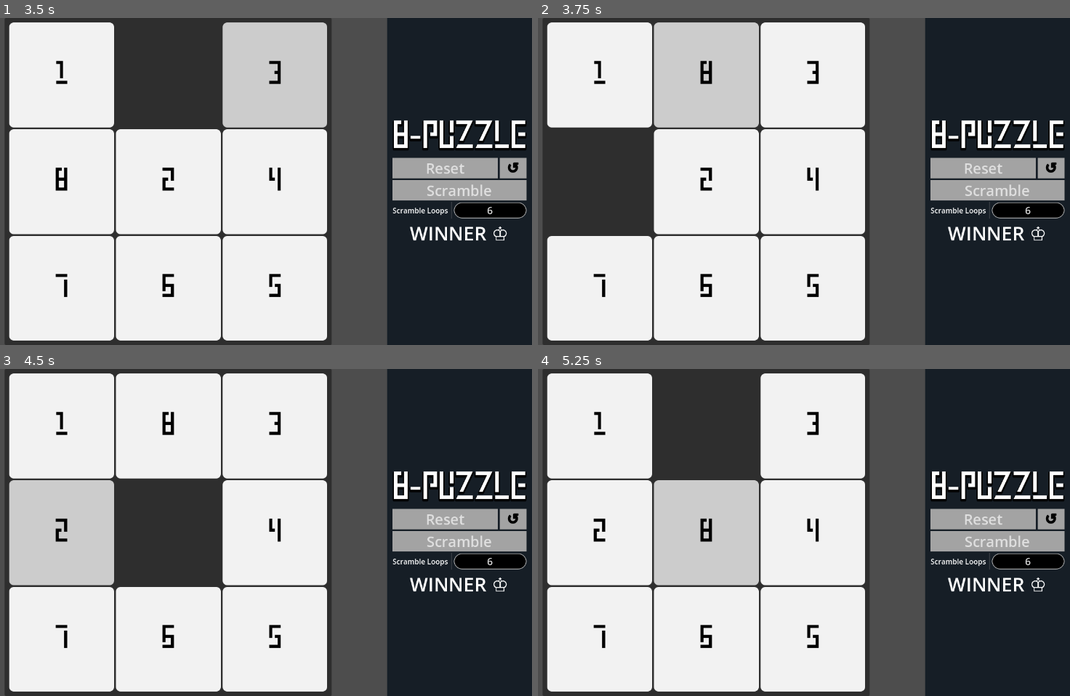
Above: before the commit, frames 1-4 (two rows, left to right).
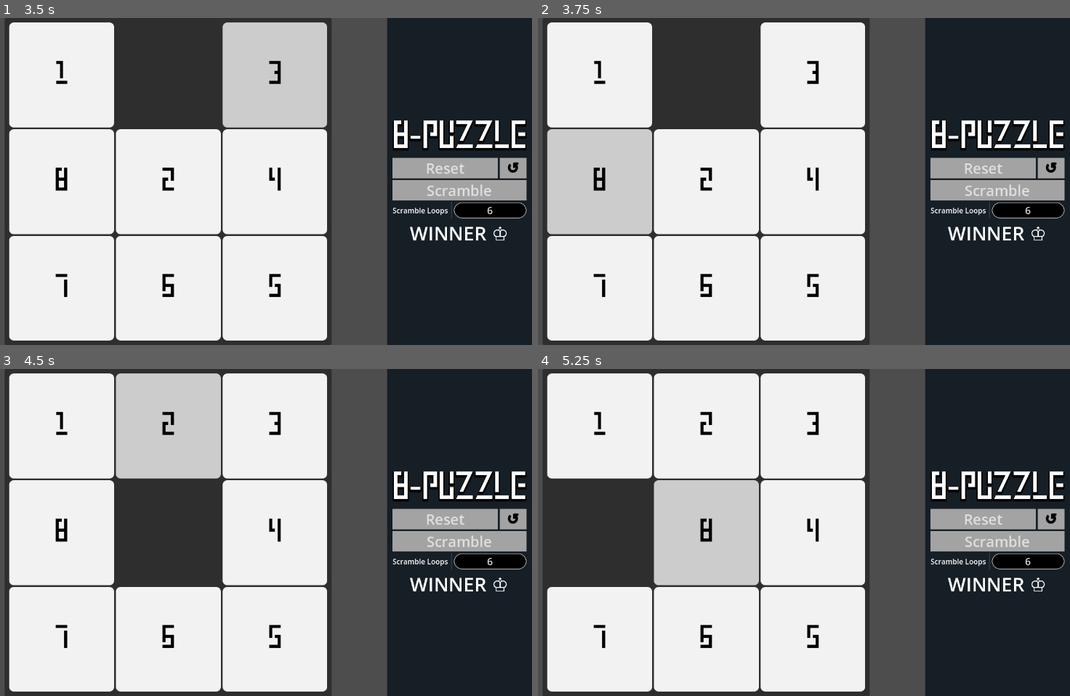
Above: after the commit, the same moments.

Repository: StephenCarr2048/Godot-8-Puzzle
Game: Godot game, scene res://App.tscn
The game is run twice, just before and just after one commit, with the same random seed, the same clock (stepped at 60 frames per second) and the same inputs.
Inputs:
- Up to frame 1 (3.5 s): click "1" at 0.5 s; click "2" at 1.25 s; click "3" at 2 s; click "3" at 2.75 s
- Up to frame 2 (3.75 s): click "8" at 3.5 s
- Up to frame 3 (4.5 s): click "2" at 4.25 s
- Up to frame 4 (5.25 s): click "8" at 5 s

Frame 1 is identical in both runs. In frame 2, 13% of the frame differs, in the area x 1-42%, y 1-67%; in frame 3, 12%; in frame 4, 13%.

Commit message:
work-around for inability to disconnect signal on call bitmask implemented for whether a button in the grid can be clicked

Diff:
--- a/app.gd
+++ b/app.gd
@@ -14,6 +14,9 @@
 		return history[-1];
 	set(value):
 		return;
+
+#TODO remove if you can find a way to remove callable inside itself
+var _neighbor_mask: int;
 
 # Called when the node enters the scene tree for the first time.
 func _ready():
@@ -32,12 +35,16 @@
 	history= [SOLUTION];
 	boardGrid.set_board(currentHistory);
 	print(currentHistory);
+	#	TODO remove if you can find a way to remove callable inside itself
+	for button in boardGrid.get_children():
+		if(button is Button):
+			(button as Button).pressed.connect(exchange_clicked.bind(button));
 	_connect_neighbors();
 	#for button in boardGrid.find_board_neighbors(currentHistory):
 	#	print(int(button.text));
 
 func handle_history(nextSquares:Array):
-	history.push_back(nextSquares);
+	history.append(nextSquares);
 
 func undo():
 	print(history.size())
@@ -61,8 +68,11 @@
 	print("winner!")
 
 func _connect_neighbors():
+	_neighbor_mask=0;
 	for button in boardGrid.find_board_neighbors(currentHistory):
-		(button as Button).pressed.connect(exchange_clicked.bind(button));
+	#	TODO remove if you can find a way to remove callable inside itself
+		_neighbor_mask+=1<<(button as Node).get_index();
+	#	(button as Button).pressed.connect(exchange_clicked.bind(button));
 
 func _exchange_template(index: int) -> Array:
 	var newSquares = SOLUTION.duplicate()
@@ -72,12 +82,15 @@
 	return newSquares;
 
 func exchange_clicked(button: Button):
-	var index = button.get_index();
-	button.pressed.disconnect(exchange_clicked);
-	boardGrid.slide_on_board(currentHistory, index);
-	handle_history(_exchange_template(index));
-	check_win();
-	_connect_neighbors();
+	#	TODO remove if you can find a way to remove callable inside itself
+	if((1<<button.get_index()&_neighbor_mask)):
+		var index = button.get_index();
+		#print(button.pressed.get_connections()[0]["callable"])
+		#button.pressed.disconnect(button.pressed.get_connections()[0]["callable"]);
+		boardGrid.slide_on_board(currentHistory, index);
+		handle_history(_exchange_template(index));
+		check_win();
+		_connect_neighbors();
 
 func exchange_scrambled():
 	var neighbors:= boardGrid.find_board_neighbors(currentHistory) as Array;
